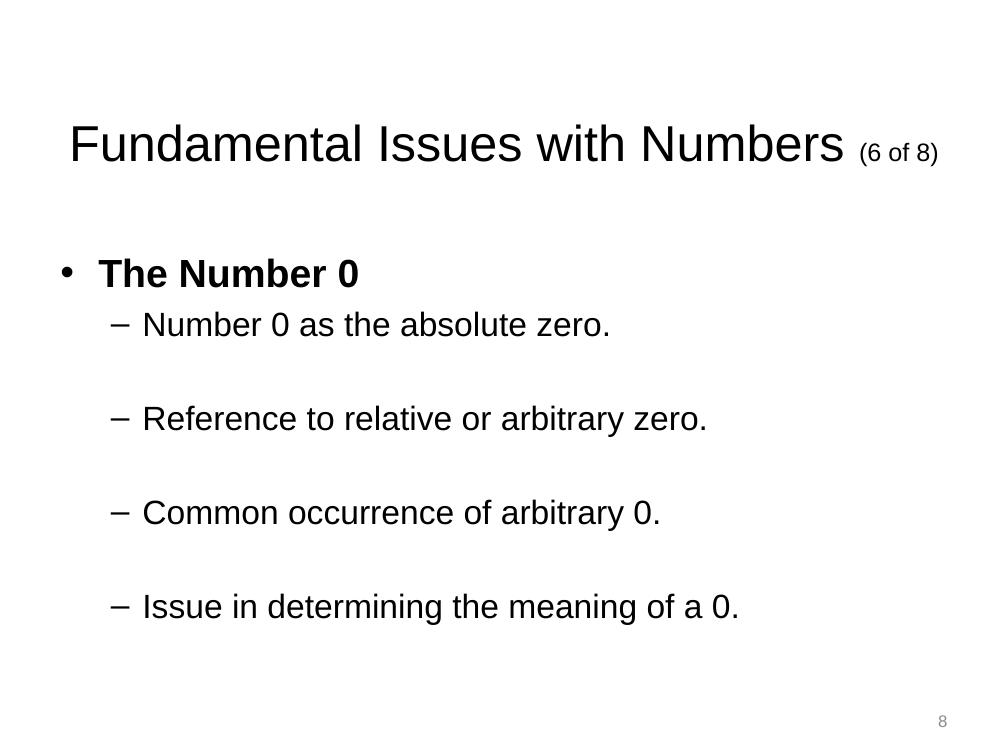
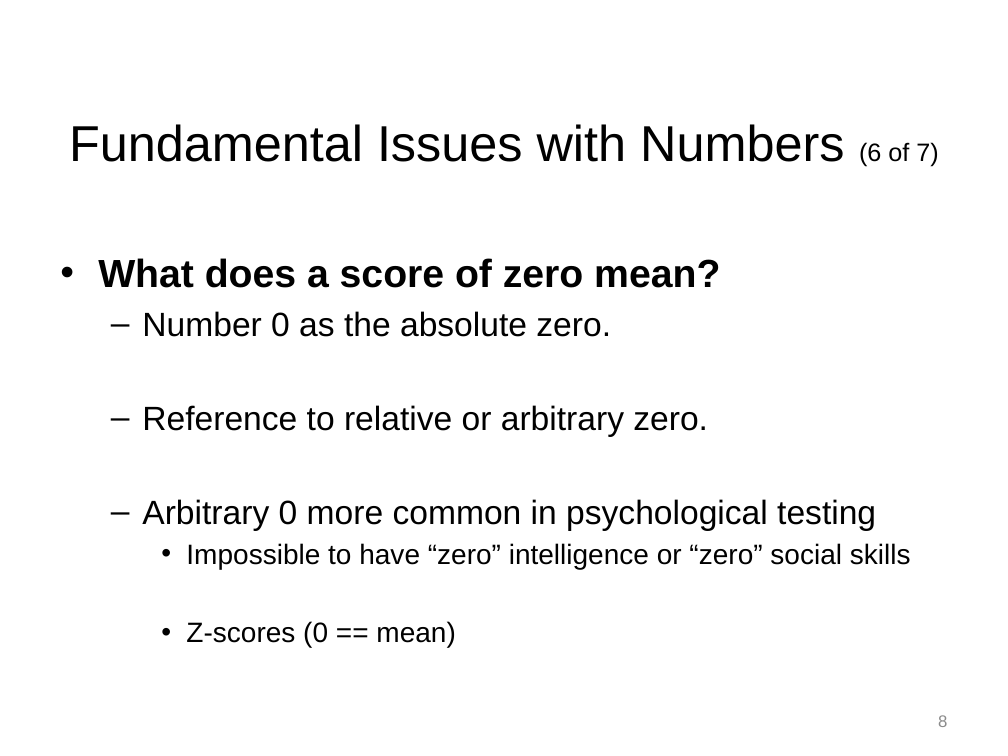
Before and after one commit to npm27/Teaching-Materials, a slide deck: slide 8 of Tests and Eval/Slides/2 Chapter 2.pptx. Drawn at 1008x756 pixels with LibreOffice and Linux fonts; fonts in the diff are those of the drawing. Boxes give left, top, right and bottom in pixels: in the first picture for what was removed or moved away, otherwise in the second. Text is boxed around its words. In the diff, an @@ line names an element or a change of style, - is before the commit and + after.

```diff
--- a/Tests and Eval/Slides/2 Chapter 2.pptx
+++ b/Tests and Eval/Slides/2 Chapter 2.pptx
@@ title at [69, 124, 938, 167]: text changed @@
-Fundamental Issues with Numbers (6 of 8)
+Fundamental Issues with Numbers (6 of 7)
@@ text at [98, 258, 720, 288]: text changed @@
-• The Number 0
+• What does a score of zero mean?
@@ text at [142, 499, 911, 648]: text changed; size 24 to 20 pt @@
-  – Common occurrence of arbitrary 0.
-  – Issue in determining the meaning of a 0.
+  – Arbitrary 0 more common in psychological testing
+    • Impossible to have “zero” intelligence or “zero” social skills
+    • Z-scores (0 == mean)
```
Also in this commit, not shown: 7 other slides changed, 1 slide removed, 1 other file.
